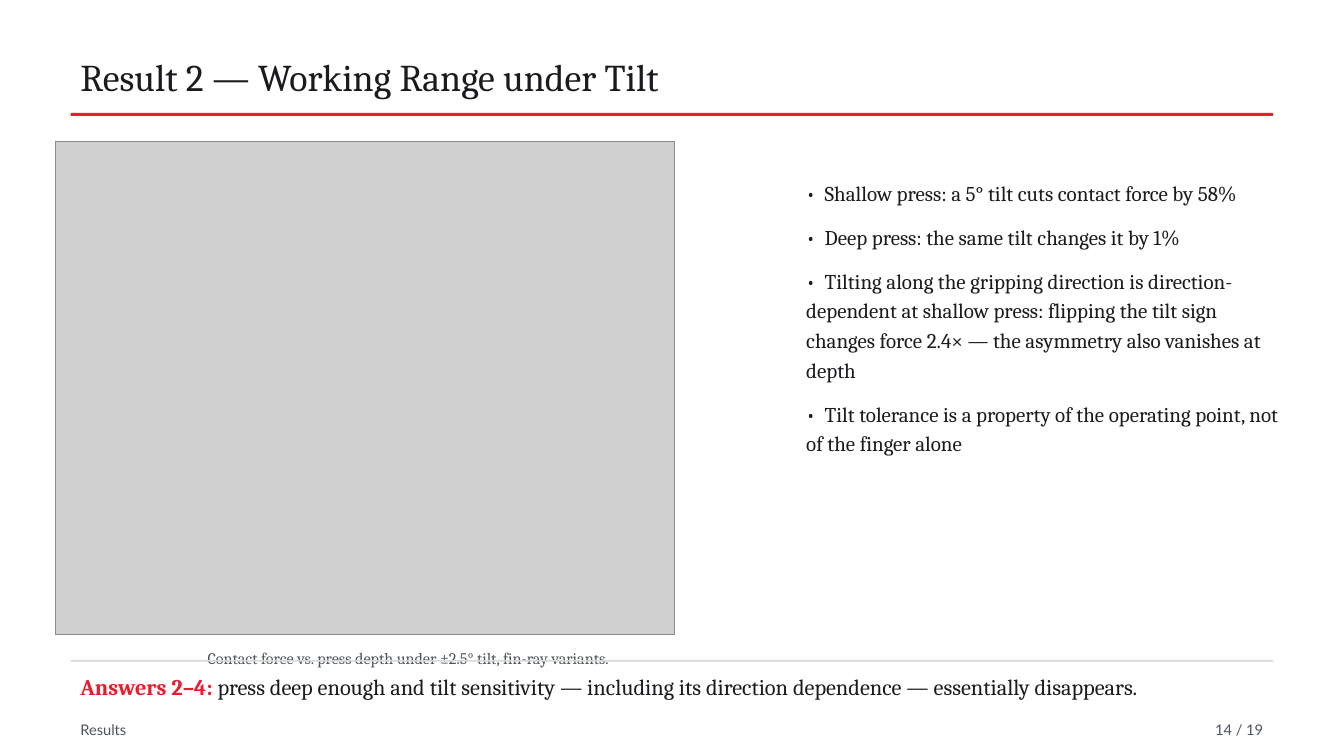
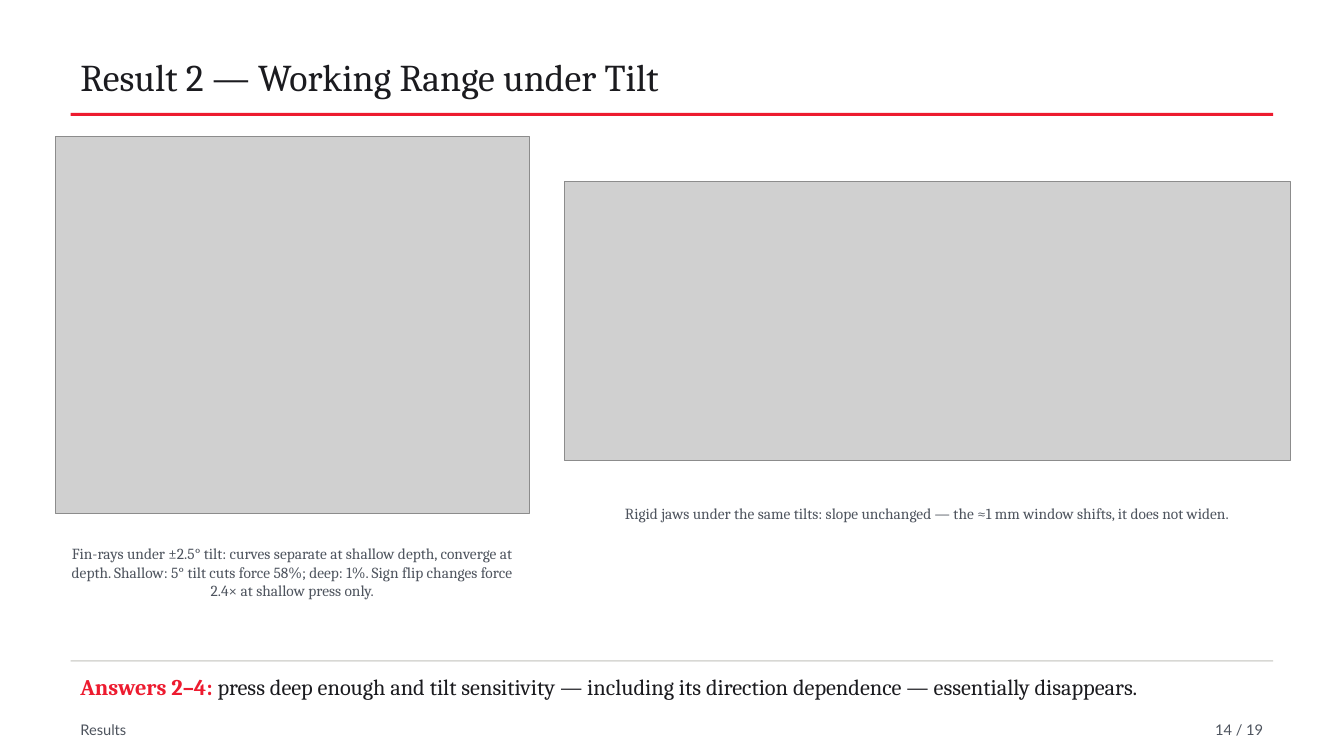
Before and after one commit to SNI22/crucible_lite, a slide deck: slide 14 of docs/seminar/MECH609_seminar.pptx. Drawn at 1344x756 pixels with LibreOffice and Linux fonts; fonts in the diff are those of the drawing; grey boxes stand for pictures. Boxes give left, top, right and bottom in pixels: in the first picture for what was removed or moved away, otherwise in the second. Text is boxed around its words. In the diff, an @@ line names an element or a change of style, - is before the commit and + after.

```diff
--- a/docs/seminar/MECH609_seminar.pptx
+++ b/docs/seminar/MECH609_seminar.pptx
@@ picture: place and size @@
-picture at [55,141,676,635]
+picture at [55,136,529,514]
@@ picture added at [565,181,1291,461] @@
@@ text removed at [806,186,1278,456] @@
-• Shallow press: a 5° tilt cuts contact force by 58%
-• Deep press: the same tilt changes it by 1%
-• Tilting along the gripping direction is direction-dependent at shallow press: flipping the tilt sign changes force 2.4× — the asymmetry also vanishes at depth
-• Tilt tolerance is a property of the operating point, not of the finger alone
@@ text added at [625,508,1229,523], 11 pt, text #4E545E @@
+Rigid jaws under the same tilts: slope unchanged — the ≈1 mm window shifts, it does not widen.
@@ text added at [72,548,512,600], 11 pt, text #4E545E @@
+Fin-rays under ±2.5° tilt: curves separate at shallow depth, converge at depth. Shallow: 5° tilt cuts force 58%; deep: 1%. Sign flip changes force 2.4× at shallow press only.
@@ text removed at [208,652,609,668] @@
-Contact force vs. press depth under ±2.5° tilt, fin-ray variants.
```
Also in this commit, not shown: 2 other files.
